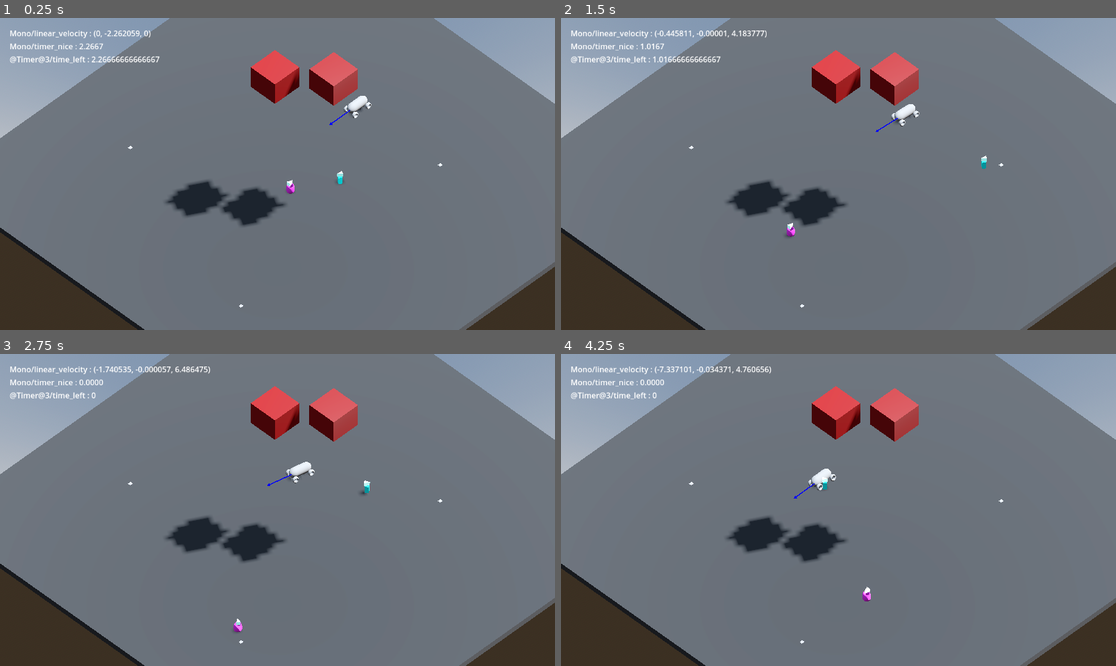
Above: before the commit, frames 1-4 (two rows, left to right).
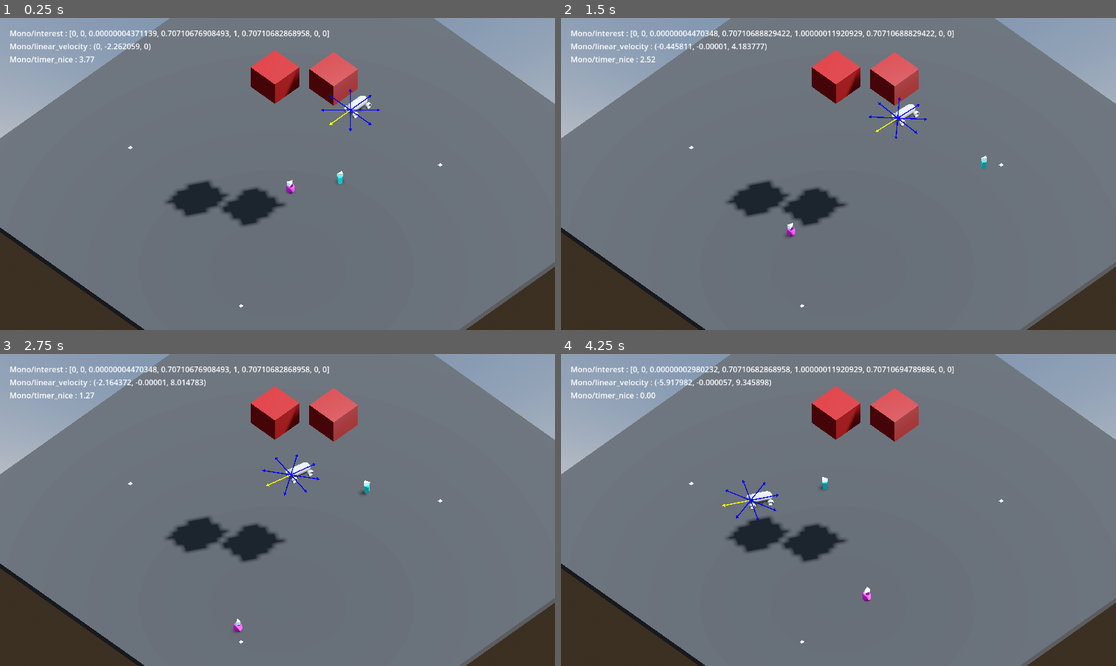
Above: after the commit, the same moments.

Repository: gparlakov/context_based_steering_test
Game: Godot game, scene res://navmesh_chhunks_demo_3d.tscn
Two runs of this game, one before a commit and one after it. Both use one fixed random seed, a clock stepped at 60 frames per second and the inputs below.
Inputs (mouse positions are in pixels of both pictures, inside the frame that each line leads up to):
- Up to frame 1 (0.25 s): no input
- Up to frame 2 (1.5 s): move the mouse to (960, 158) at 0.52 s; click (960, 158) at 0.67 s; move the mouse to (727, 189) at 1.27 s; click (727, 189) at 1.42 s
- Up to frame 3 (2.75 s): move the mouse to (333, 441) at 2.02 s; click (333, 441) at 2.17 s
- Up to frame 4 (4.25 s): move the mouse to (810, 572) at 2.77 s; click (810, 572) at 2.92 s; move the mouse to (1005, 556) at 3.52 s; click (1005, 556) at 3.67 s

The runs differ from the first frame. In frame 1, 1.1% of the frame differs, in the area x 1-69%, y 4-37%; in frame 2, 1.4%; in frame 3, 1.2%; in frame 4, 1.6%, in the area x 1-71%, y 4-54%.

Commit message:
Finally start debugging

Diff:
--- a/mono.gd
+++ b/mono.gd
@@ -27,19 +27,20 @@
 	for i in num_rays:
 		var angle = i * 2 * PI / num_rays
 		ray_directions[i] = (transform.basis.z).rotated(Vector3.UP, angle)
-		# var r = ray_directions[i]
-		var color = Color(1,1,0) if i == 0 else Color(0,0,1)
+		# debug
+		debug.draw.add_vector(self, func():return ray_directions[i], 4, 2, Color(1,1,0) if i == 0 else Color(0,0,1))
 
-		debug.draw.add_vector(self, func():return transform.basis.z, 4, 2, color)
-	debug.draw.add_property(self, "linear_velocity")
 
 	# timer for engine force
 	timer = Timer.new()
 	add_child(timer)
 	timer.one_shot = true;
-	timer.start(2.5)
-	debug.draw.add_property(self, "timer_nice", func(): return "%4.4f" % timer.time_left)
-	debug.draw.add_property(timer, "time_left")
+	timer.start(4)
+
+	# debug
+	debug.draw.add_property(self, "interest")
+	debug.draw.add_property(self, "linear_velocity")
+	debug.draw.add_property(self, "timer_nice", func(): return "%.2f" % timer.time_left)
 
 
 # # Called every frame. 'delta' is the elapsed time since the previous frame.
@@ -57,7 +58,9 @@
 		engine_force = 0;
 	steer_force = 2
 	steering = -0.05
+
 	set_interest()
+
 	# set_danger()
 	# choose_direction()
 	# var desired_velocity = chosen_dir.rotated(rotation) * max_speed
